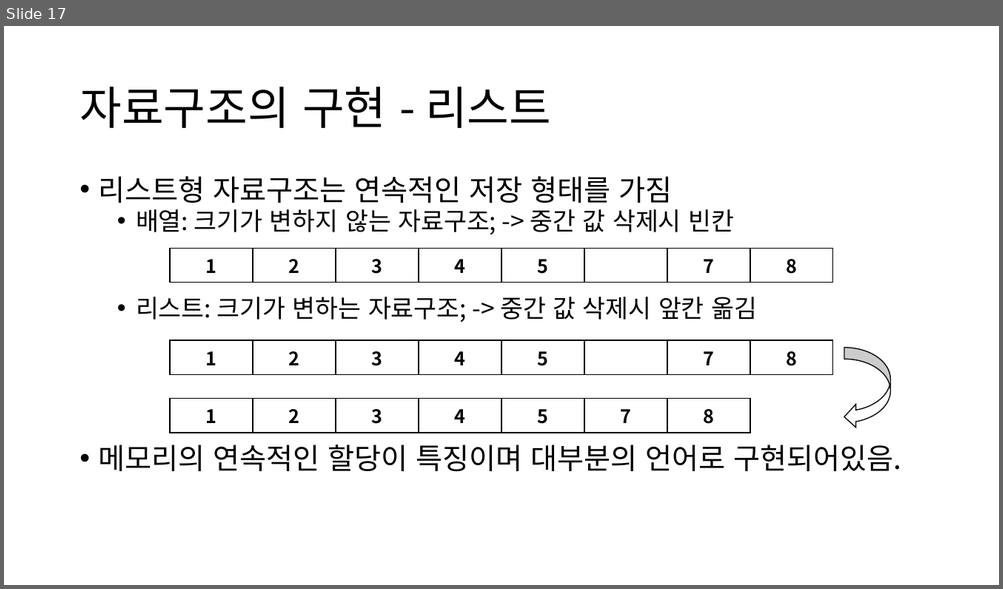
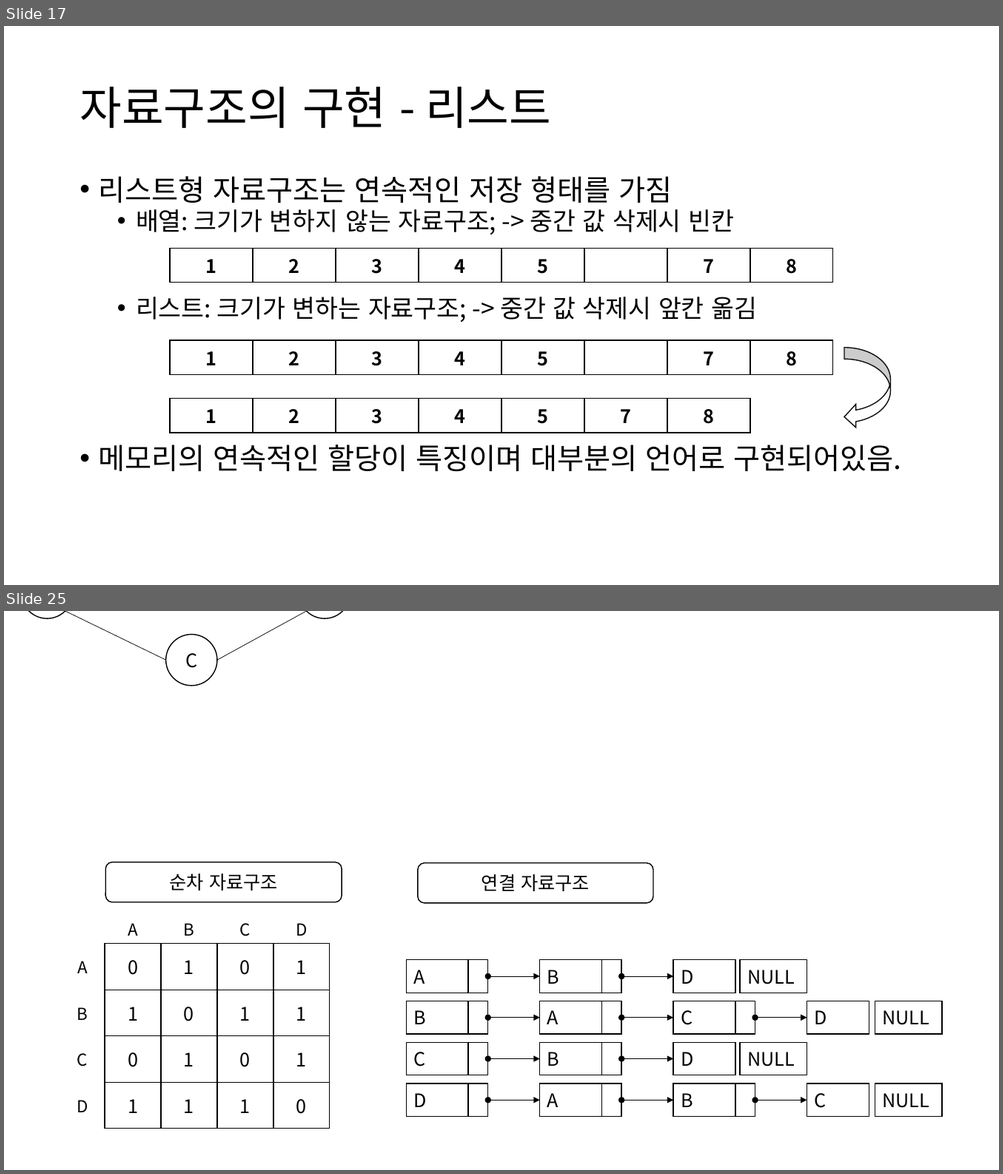
Before and after one commit to jjeong723/Study_note, a slide deck: 1st_study.pptx. Shown one above the other, each under a label of ours: slide 17 before the commit, slides 17 and 25 after it; the slides between them are not shown. The pictures are 1003x589 and 1003x1174 pixels, drawn with LibreOffice and Linux fonts; fonts in the diff are those of the drawing. Boxes give left, top, right and bottom in pixels: in the first picture for what was removed or moved away, otherwise in the second. Text is boxed around its words. In the diff, an @@ line names an element or a change of style, - is before the commit and + after.

```diff
--- a/1st_study.pptx
+++ b/1st_study.pptx
@@ slide 25 added at [4,611,999,1170], background #FFFFFF @@
@@ ellipse added at [21,611,73,618], fill #FFFFFF, outline #000000 1 pt, 18 pt, text #000000 @@
+B
@@ line added from (65, 611) to (166, 661), #000000 0.5 pt @@
@@ line added from (217, 661) to (306, 611), #000000 0.5 pt @@
@@ ellipse added at [299,611,350,618], fill #FFFFFF, outline #000000 1 pt, 18 pt, text #000000 @@
+D
@@ ellipse added at [166,634,217,686], fill #FFFFFF, outline #000000 1 pt, 18 pt, text #000000 @@
+C
@@ rounded rectangle added at [105,863,341,903], fill #FFFFFF, outline #000000 1 pt, 18 pt, text #000000 @@
+순차 자료구조
@@ rounded rectangle added at [418,863,653,903], fill #FFFFFF, outline #000000 1 pt, 18 pt, text #000000 @@
+연결 자료구조
@@ table added at [105,913,329,944], 1 rows, 4 columns @@
+A | B | C | D
@@ table added at [61,944,105,1129], 4 rows, 1 columns @@
+A
+B
+C
+D
@@ table added at [105,944,329,1129], 4 rows, 4 columns @@
+0 | 1 | 0 | 1
+1 | 0 | 1 | 1
+0 | 1 | 0 | 1
+1 | 1 | 1 | 0
@@ group added at [406,960,807,993]: 6 rectangles, 2 double arrows @@
+A
+B
+D
+NULL
@@ group added at [406,1001,942,1034]: 8 rectangles, 3 double arrows @@
+B
+A
+C
+D
+NULL
@@ group added at [406,1043,807,1076]: 6 rectangles, 2 double arrows @@
+C
+B
+D
+NULL
@@ group added at [406,1084,942,1117]: 8 rectangles, 3 double arrows @@
+D
+A
+B
+C
+NULL
```
Also in this commit, not shown: 2 slides changed, 6 other slides added.
